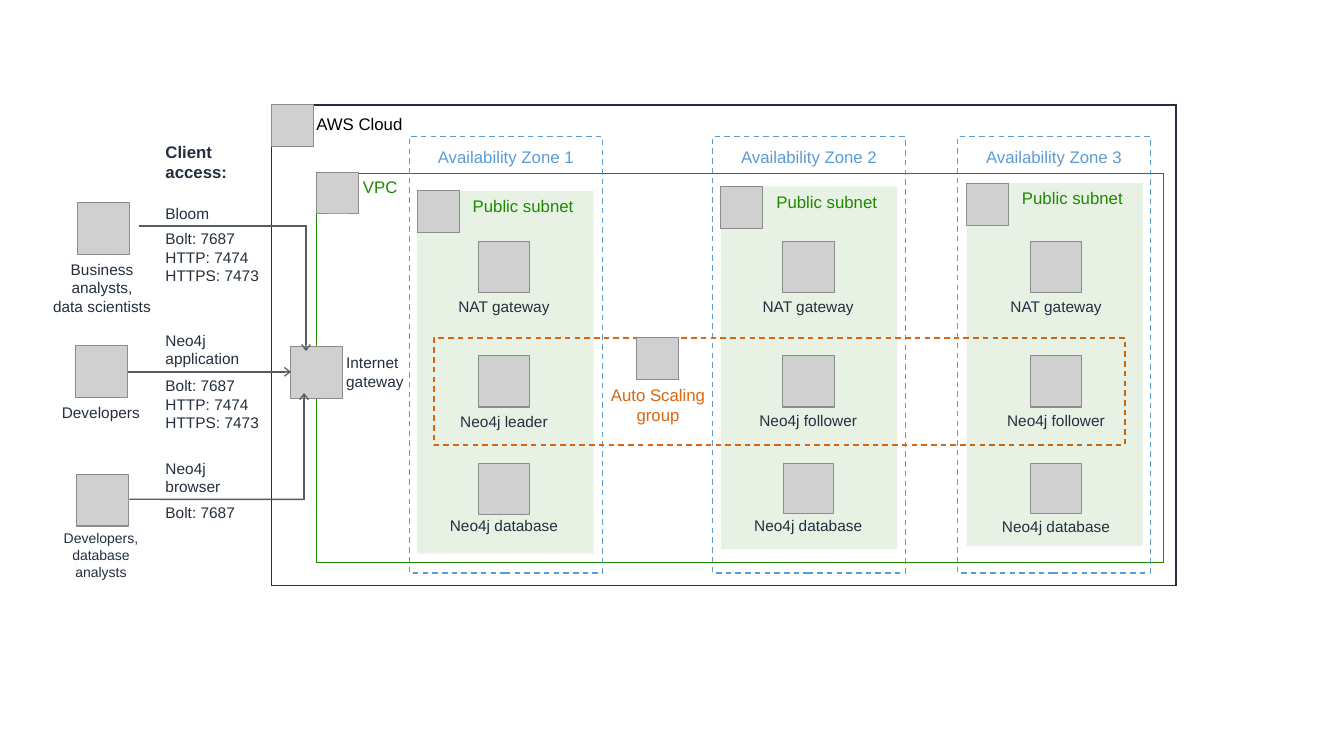
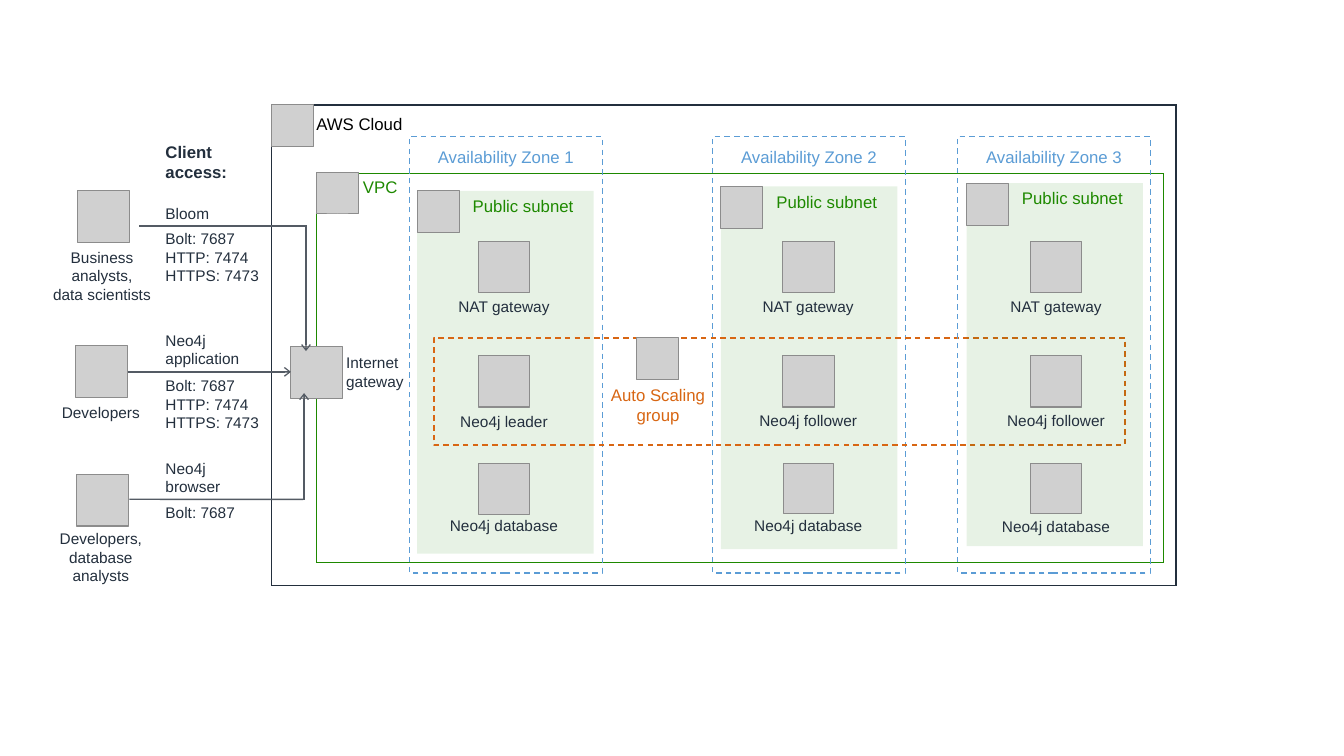
Before and after one commit to aws-quickstart/quickstart-neo4j, a slide deck: slide 1 of docs/deployment_guide/images/neo4j_architecture_diagram.pptx. Drawn at 1344x756 pixels with LibreOffice and Linux fonts; fonts in the diff are those of the drawing; grey boxes stand for pictures. Boxes give left, top, right and bottom in pixels: in the first picture for what was removed or moved away, otherwise in the second. Text is boxed around its words. In the diff, an @@ line names an element or a change of style, - is before the commit and + after.

```diff
--- a/docs/deployment_guide/images/neo4j_architecture_diagram.pptx
+++ b/docs/deployment_guide/images/neo4j_architecture_diagram.pptx
@@ picture moved from (x1=78, y1=203, x2=129, y2=254) to (x1=78, y1=191, x2=129, y2=242) @@
@@ text "Business analysts, data scientists" moved from (x1=53, y1=264, x2=150, y2=312) to (x1=53, y1=252, x2=150, y2=300) @@
@@ text "Developers, database analysts" at (x1=60, y1=533, x2=142, y2=584): size 10 to 11 pt @@
```
Also in this commit, not shown: 1 other file.
